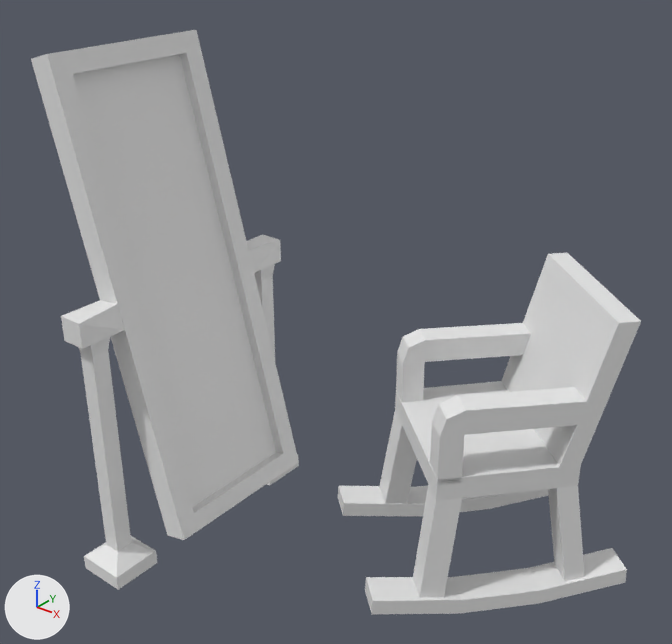
The Blender file assets/models/vestiges/7_mirror/7_mirror.blend as it was, and as the next commit left it.
Both versions are drawn from a 50 mm camera at (3.97, -3.37, 2.31) aimed at (0.9, 0.47, -0.07). The axes (+X, +Y, +Z) are drawn at lower left. The lights are the same throughout. The picture after the commit comes second.

Names of what the first picture shows: 'axis', 'chair', 'leg', 'mirror', 'mirror_border', 'stand'.
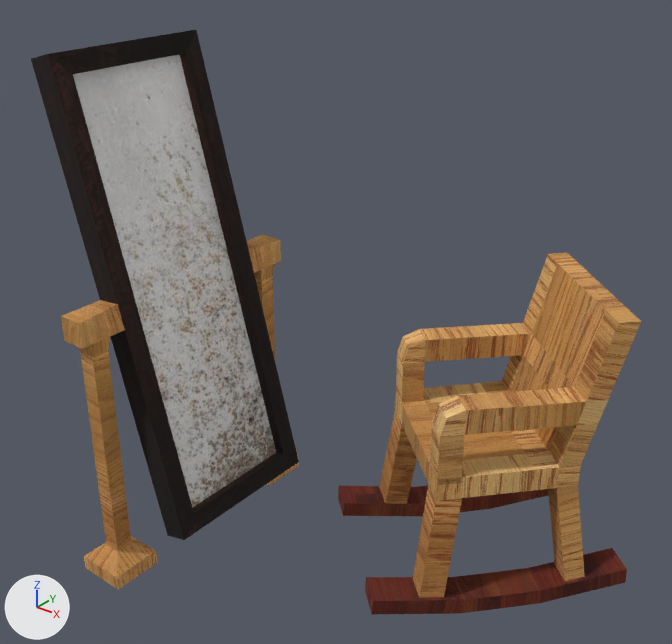
Where the change shows, as pixel boxes (x1, y1, x2, y2) in the pictures (672 x 644 px):
'chair', recoloured, surface changed (white to brown)
    both: (379, 253, 641, 597)
'mirror', recoloured
    both: (73, 55, 276, 508)
'leg', recoloured (white to red)
    both: (338, 485, 627, 614)
'stand', recoloured
    both: (79, 264, 299, 590)
'axis', recoloured
    both: (61, 235, 281, 349)
part 1 of me_cube_001, added
    after: (47, 30, 299, 540)
part 2 of me_cube_001, recoloured
    before: (31, 30, 299, 540)
    after: (31, 54, 184, 540)

What the commit changed:
Picture 'piano_wood.png' (img_piano_wood_png) is new.
Picture 'oak.jpg' (img_oak_jpg) is new.
Picture 'dark_wood.png' (img_dark_wood_png) is new.
Picture 'rusty_glass.jpg' (img_rusty_glass_jpg) is new.
Material 'legs' (mat_legs) is new.
Its texture is img_piano_wood_png.
Its roughness is 1.0.
Material 'chair' (mat_chair) is new.
Its texture is img_oak_jpg.
Its roughness is 1.0.
Material 'border' (mat_border) is new.
Its texture is img_dark_wood_png.
Its roughness is 1.0.
Material 'mirror' (mat_mirror) is new.
Its texture is img_rusty_glass_jpg.
Its roughness is 1.0.
me_cube has 8 vertices, 6 faces and spans x -0.36..0.36, y -0.49..0.49, z -1.31..1.31.
me_cube no longer uses material mat_material (white #e7e7e7).
me_cube gains material mat_mirror (picture img_rusty_glass_jpg).
me_cube_001 is used by ob_mirror_border; location (-0.001, 0.099, 0.041).
me_cube_001 had 8 vertices, 4 faces and spanned x -0.45..0.45, y -0.53..0.53, z -1.41..1.41.
me_cube_001 now has 16 vertices, 16 faces and spans x -0.45..0.45, y -0.53..0.53, z -1.41..1.41.
Part 1, on me_cube_001:
8 vertices are added at x -0.42..0.42, y -0.41..0.41, z -1.29..1.29.
12 new faces join them.
me_cube_001 part 2: 4 faces spanning x -0.45..0.45, y -0.53..0.53, z -1.41..1.41 switch from mat_material_001 (white #e7e7e7) to mat_border (picture img_dark_wood_png).
me_cube_002 has 8 vertices, 6 faces and spans x -0.098..0.098, y -0.141..0.141, z -0.085..0.085.
me_cube_002 gains material mat_chair (picture img_oak_jpg).
me_cube_003 has 20 vertices, 18 faces and spans x -0.16..0.16, y -0.16..0.16, z -1.13..0.49.
me_cube_003 gains material mat_chair (picture img_oak_jpg).
me_cube_004 has 104 vertices, 102 faces and spans x -0.82..0.74, y -0.81..0.76, z -1.0..0.73.
me_cube_004 is used by ob_chair; location (1.712, 1.023, -0.568).
me_cube_004 part 3: texture (UV) coordinates of 102 of 102 faces, centred in x -0.72..0.66, y -0.71..0.66, z -1.0..0.73, changed; they spanned u 0.12..0.88, v 0.0..1.0 and now span u 0.0..0.98, v 0.0..1.0.
me_cube_004 gains material mat_chair (picture img_oak_jpg).
me_cube_007 has 40 vertices, 38 faces and spans x -0.57..1.32, y -1.29..0.64, z -0.08..0.1.
me_cube_007 gains material mat_legs (picture img_piano_wood_png).
Object 'mirror_border' (ob_mirror_border) loses its SOLIDIFY modifier named 'Solidify'.
Modifier setting removed (it was thickness = 0.17).
